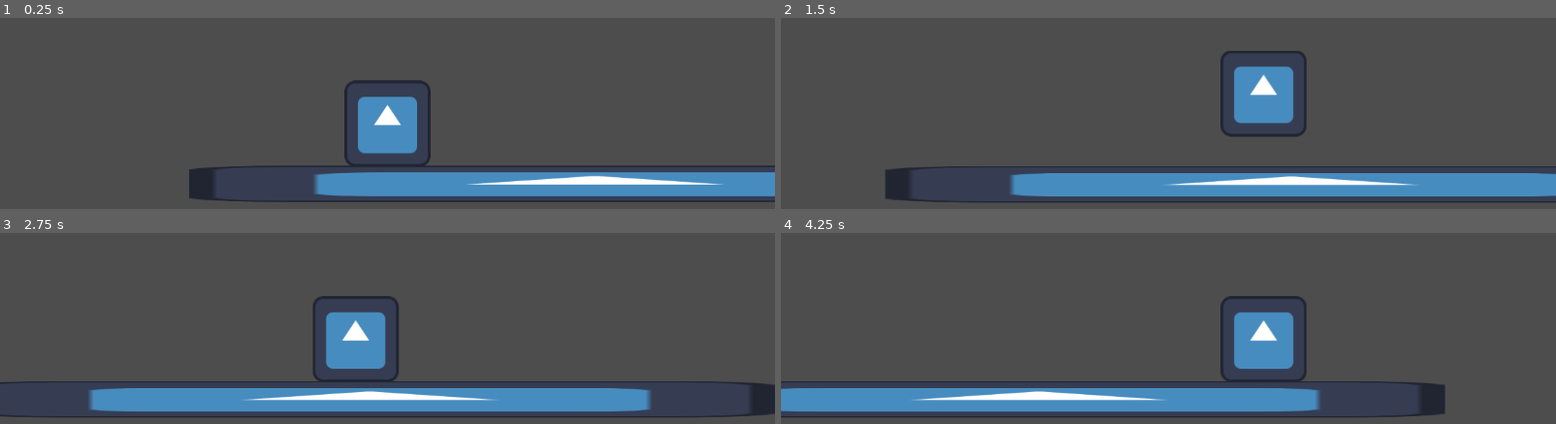
Above: before the commit, frames 1-4 (two rows, left to right).
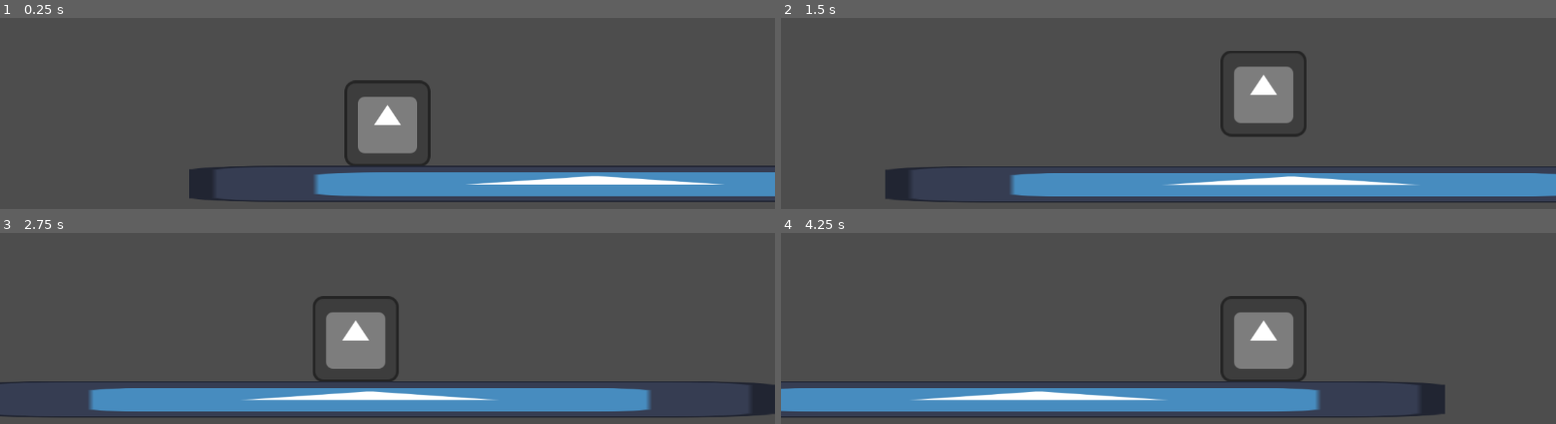
Above: after the commit, the same moments.

Repository: babandrey/Underneath
Game: Godot game, scene res://test_platformer.tscn
The game is run twice, just before and just after one commit, with the same random seed, the same clock (stepped at 60 frames per second) and the same inputs. The project has no main scene, so this scene is started directly. The engine's default icon, where the game draws it, is replaced by a stand-in: a white triangle on a blue panel in a dark square.
Inputs:
- Up to frame 1 (0.25 s): no input
- Up to frame 2 (1.5 s): tap Enter at 0.5 s; hold D (right) from 0.53 s (still down); tap Space (jump) at 0.77 s
- Up to frame 3 (2.75 s): tap Space (jump) at 1.52 s; release D (right) at 2.03 s; hold Left (left) from 2.03 s (still down)
- Up to frame 4 (4.25 s): release Left (left) at 2.78 s; hold D (right) from 2.78 s (still down); tap Space (jump) at 3.02, 3.77 s

The runs differ from the first frame. In frame 1, 2.1% of the frame differs, in the area x 46-54%, y 41-72%; in frame 2, 2.1%; in frame 3, 2.1%; in frame 4, 2.2%, in the area x 58-67%, y 41-72%.

Commit message:
added grayscale shader

Diff:
--- /dev/null
+++ b/grayscale.gdshader
@@ -0,0 +1,44 @@
+shader_type canvas_item;
+
+uniform bool red_open = false;
+uniform bool blue_open = false;
+uniform bool green_open = false;
+uniform bool purple_open = false;
+uniform bool yellow_open = false;
+
+uniform vec3 red: source_color;
+uniform vec3 blue: source_color;
+uniform vec3 green: source_color;
+uniform vec3 purple: source_color;
+uniform vec3 yellow: source_color;
+
+uniform float threshold = 0.25;
+
+void fragment() {
+    vec4 tex = texture(TEXTURE, UV);
+
+    // grayscale
+    float gray = dot(tex.rgb, vec3(0.299, 0.587, 0.114));
+    vec3 gray_color = vec3(gray);
+
+    // 1 = keep color, 0 = grayscale
+    float keep_color = 0.0;
+
+    if (red_open)
+        keep_color = max(keep_color, step(distance(tex.rgb, red), threshold));
+
+    if (blue_open)
+        keep_color = max(keep_color, step(distance(tex.rgb, blue), threshold));
+
+    if (green_open)
+        keep_color = max(keep_color, step(distance(tex.rgb, green), threshold));
+
+    if (yellow_open)
+        keep_color = max(keep_color, step(distance(tex.rgb, yellow), threshold));
+
+    if (purple_open)
+        keep_color = max(keep_color, step(distance(tex.rgb, purple), threshold));
+
+    vec3 final_color = mix(gray_color, tex.rgb, keep_color);
+    COLOR = vec4(final_color, tex.a);
+}
--- a/test_platformer.tscn
+++ b/test_platformer.tscn
@@ -1,7 +1,22 @@
-[gd_scene load_steps=5 format=3 uid="uid://dpare2c5pfeq3"]
+[gd_scene load_steps=7 format=3 uid="uid://dpare2c5pfeq3"]
 
 [ext_resource type="Script" uid="uid://cexoyfubv2nrc" path="res://player.gd" id="1_37kl0"]
 [ext_resource type="Texture2D" uid="uid://clb3wdqwhngny" path="res://icon.svg" id="2_8uh7m"]
+[ext_resource type="Shader" uid="uid://dp6u6fdwjdgra" path="res://grayscale.gdshader" id="2_m1smf"]
+
+[sub_resource type="ShaderMaterial" id="ShaderMaterial_b0n32"]
+shader = ExtResource("2_m1smf")
+shader_parameter/red_open = false
+shader_parameter/blue_open = false
+shader_parameter/green_open = false
+shader_parameter/purple_open = false
+shader_parameter/yellow_open = false
+shader_parameter/red = Color(0.8980392, 0.23921569, 0.32156864, 1)
+shader_parameter/blue = Color(0.3180015, 0.59325933, 0.7989095, 1)
+shader_parameter/green = Color(0, 0.8666667, 0, 1)
+shader_parameter/purple = Color(0.49009496, 0.2373046, 0.7094146, 1)
+shader_parameter/yellow = Color(0.87058824, 0.98039216, 0, 1)
+shader_parameter/threshold = 0.25
 
 [sub_resource type="RectangleShape2D" id="RectangleShape2D_8uh7m"]
 size = Vector2(128, 128)
@@ -18,9 +33,11 @@
 deacceleration = 50.0
 
 [node name="Sprite2D" type="Sprite2D" parent="Player"]
+material = SubResource("ShaderMaterial_b0n32")
 texture = ExtResource("2_8uh7m")
 
 [node name="CollisionShape2D" type="CollisionShape2D" parent="Player"]
+visible = false
 shape = SubResource("RectangleShape2D_8uh7m")
 
 [node name="Camera2D" type="Camera2D" parent="Player"]
Not shown, added: grayscale.gdshader.uid
